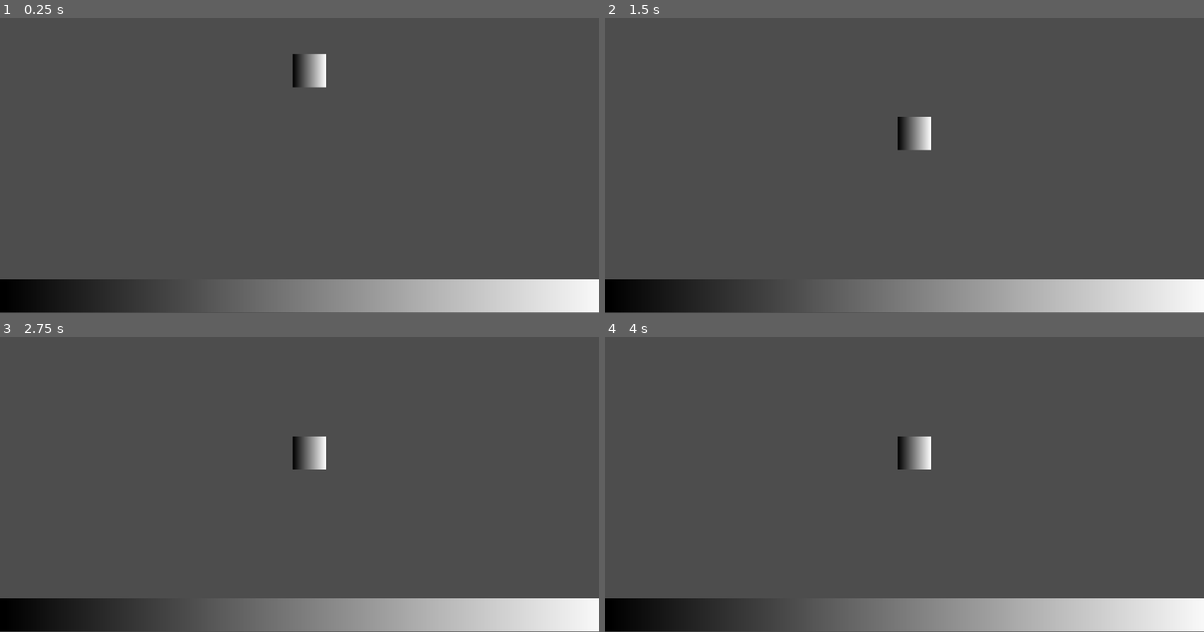
Above: before the commit, frames 1-4 (two rows, left to right).
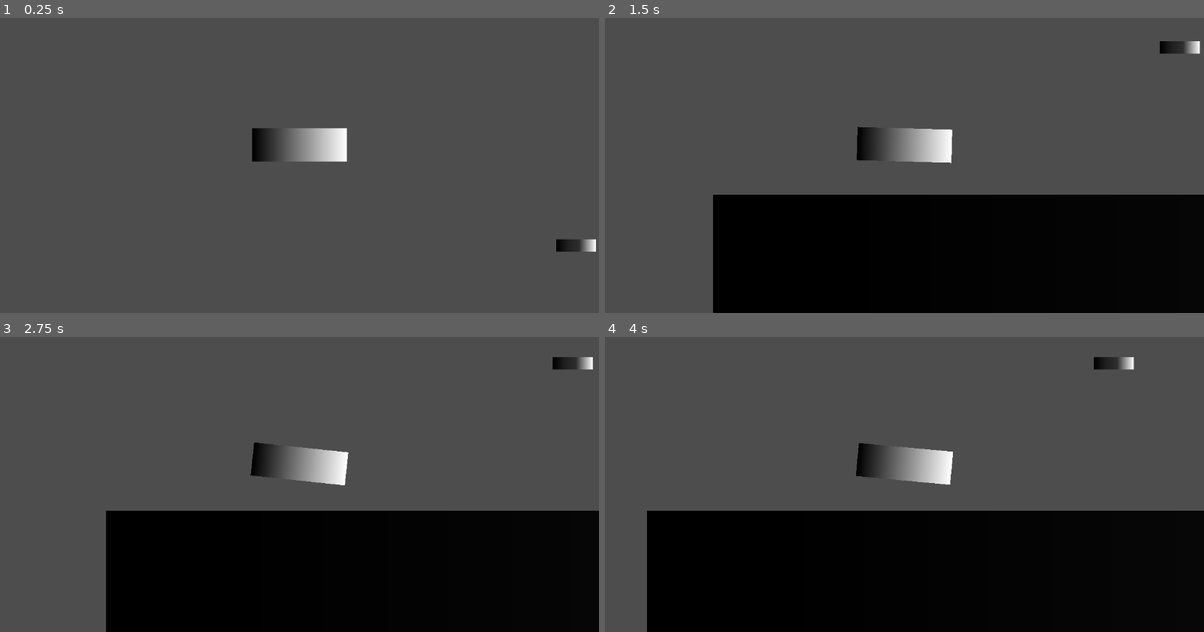
Above: after the commit, the same moments.

Repository: pmarkee/cargaem_demo
Game: Godot game, scene res://main.tscn
The game is run twice, just before and just after one commit, with the same random seed, the same clock (stepped at 60 frames per second) and the same inputs.
Inputs:
- Up to frame 1 (0.25 s): no input
- Up to frame 2 (1.5 s): hold Right (ui_right) 0.53-1.28 s; hold Space (ui_select) 0.53-1.28 s; tap Space (ui_select) at 1.35 s
- Up to frame 3 (2.75 s): tap Space (ui_select) at 1.52, 1.82 s; tap Enter at 2 s; hold Right (ui_right) from 2.03 s (still down); hold Space (ui_select) from 2.03 s (still down)
- Up to frame 4 (4 s): release Space (ui_select) at 2.78 s; tap Space (ui_select) at 2.85, 3.02, 3.32 s; release Right (ui_right) at 3.53 s; hold Space (ui_select) from 3.53 s (still down)

The runs differ from the first frame. In frame 1, 11% of the frame differs, in the area x 0-100%, y 12-100%; in frame 2, 37%; in frame 3, 38%; in frame 4, 40%, in the area x 0-100%, y 6-100%.

Commit message:
Simulate weight transfer

Diff:
--- a/Spring.gd
+++ b/Spring.gd
@@ -1,8 +1,8 @@
 extends Node2D
 
-const STIFFNESS = 5000
-const DAMPING = 500
-const GROUND_DISTANCE = 300
+@export var stiffness = 5000
+@export var damping = 500
+@export var rest_distance = 100
 
 var offset = 0
 var prev_offset = 0
@@ -10,7 +10,7 @@
 
 
 func _ready():
-	$RayCast2D.target_position.y = GROUND_DISTANCE
+	$RayCast2D.target_position.y = rest_distance
 
 
 func _physics_process(delta):
@@ -18,7 +18,7 @@
 		prev_offset = offset
 		offset = ($RayCast2D.target_position - $RayCast2D.get_collision_point() * global_transform).length()
 		velocity = (offset - prev_offset) / delta
-		var spring_force = STIFFNESS * offset
-		var damping_force = DAMPING * velocity
+		var spring_force = stiffness * offset
+		var damping_force = damping * velocity
 		var force_to_add = Vector2.UP * (spring_force + damping_force)
-		get_parent().apply_central_force(force_to_add * delta)
+		get_parent().apply_force(force_to_add * delta, position)
--- a/ground.tscn
+++ b/ground.tscn
@@ -1,23 +1,26 @@
 [gd_scene load_steps=4 format=3 uid="uid://cjjbplfkq48xu"]
 
 [sub_resource type="RectangleShape2D" id="RectangleShape2D_sb8ex"]
-size = Vector2(18.8709, 338.251)
+size = Vector2(18.9987, 338.251)
 
 [sub_resource type="Gradient" id="Gradient_tmsew"]
 
 [sub_resource type="GradientTexture2D" id="GradientTexture2D_gyd5v"]
 gradient = SubResource("Gradient_tmsew")
 
-[node name="Ground" type="StaticBody2D"]
-scale = Vector2(38.72, 1)
+[node name="Level" type="Node2D"]
 
-[node name="CollisionShape2D" type="CollisionShape2D" parent="."]
-position = Vector2(-0.0890231, 0)
+[node name="Ground" type="StaticBody2D" parent="."]
+position = Vector2(15306, 900)
+scale = Vector2(1000, 9.6)
+
+[node name="CollisionShape2D" type="CollisionShape2D" parent="Ground"]
+position = Vector2(0.00140953, -0.000244141)
 rotation = -3.14159
 scale = Vector2(1.61097, 0.189209)
 shape = SubResource("RectangleShape2D_sb8ex")
 
-[node name="Sprite2D" type="Sprite2D" parent="."]
+[node name="GroundSprite" type="Sprite2D" parent="Ground"]
 position = Vector2(1.86265e-09, 0)
 scale = Vector2(0.478306, 1)
 texture = SubResource("GradientTexture2D_gyd5v")
--- a/main.tscn
+++ b/main.tscn
@@ -1,12 +1,31 @@
-[gd_scene load_steps=3 format=3 uid="uid://clxil1s2fl2l0"]
+[gd_scene load_steps=6 format=3 uid="uid://clxil1s2fl2l0"]
 
 [ext_resource type="PackedScene" uid="uid://cfnpu5g53ks5x" path="res://vehicle.tscn" id="1_cpo2i"]
 [ext_resource type="PackedScene" uid="uid://cjjbplfkq48xu" path="res://ground.tscn" id="2_idnqu"]
 
+[sub_resource type="Gradient" id="Gradient_b1orj"]
+offsets = PackedFloat32Array(0, 0.283871, 0.580645, 0.812903, 1)
+colors = PackedColorArray(0, 0, 0, 1, 0.124444, 0.124444, 0.124444, 1, 0.180645, 0.180645, 0.180645, 1, 0.634442, 0.634442, 0.634442, 1, 1, 1, 1, 1)
+
+[sub_resource type="GradientTexture2D" id="GradientTexture2D_wmxre"]
+gradient = SubResource("Gradient_b1orj")
+
+[sub_resource type="RectangleShape2D" id="RectangleShape2D_n1wb6"]
+
 [node name="Main" type="Node2D"]
 
-[node name="Ground" parent="." instance=ExtResource("2_idnqu")]
-position = Vector2(593, 615)
+[node name="Level" parent="." instance=ExtResource("2_idnqu")]
 
 [node name="Vehicle" parent="." instance=ExtResource("1_cpo2i")]
-position = Vector2(595, 154)
+position = Vector2(366, 88)
+
+[node name="Obstacle" type="StaticBody2D" parent="."]
+position = Vector2(898, 309)
+
+[node name="Sprite2D" type="Sprite2D" parent="Obstacle"]
+scale = Vector2(1.19999, 0.366966)
+texture = SubResource("GradientTexture2D_wmxre")
+
+[node name="CollisionShape2D" type="CollisionShape2D" parent="Obstacle"]
+scale = Vector2(3.84, 1.16001)
+shape = SubResource("RectangleShape2D_n1wb6")
--- /dev/null
+++ b/vehicle.gd
@@ -0,0 +1,36 @@
+extends Node2D
+
+const ACCELERATION_FORCE = 500
+const BRAKING_FORCE = 700
+
+
+func _physics_process(delta):
+	if !$Body/GroundContactRayCast.is_colliding():
+		# This ray cast is a stupid way of detecting ground contact but it will do
+		# We should detect ground contact of each wheel: ground distance <= wheel radius + spring max len
+		return
+
+	var force = Vector2.ZERO
+	if Input.is_action_pressed("ui_right"):
+		force.x += ACCELERATION_FORCE
+	if Input.is_action_pressed("ui_select"):
+		force.x -= sgn($Body.linear_velocity.x) * BRAKING_FORCE
+
+	var torque = 0.0
+	if force.x > 0:
+		# Accelerating - apply counter clockwise torque, lifting the front
+		torque -= 50000
+	elif force.x < 0:
+		# Braking - apply clockwise torque, lifting the rear
+		torque += 70000
+
+	$Body.apply_force(force)
+	$Body.apply_torque(torque)
+
+
+func sgn(n: float) -> int:
+	if n < 0:
+		return -1
+	elif n == 0:
+		return 0
+	return 1
--- a/vehicle.tscn
+++ b/vehicle.tscn
@@ -1,12 +1,10 @@
 [gd_scene load_steps=6 format=3 uid="uid://cfnpu5g53ks5x"]
 
+[ext_resource type="Script" path="res://vehicle.gd" id="1_nb3ov"]
 [ext_resource type="PackedScene" uid="uid://lw368o7usfb3" path="res://spring.tscn" id="2_fqe1h"]
 
-[sub_resource type="GDScript" id="GDScript_lcx51"]
-script/source = "extends Node2D
-"
-
 [sub_resource type="RectangleShape2D" id="RectangleShape2D_jdlyj"]
+size = Vector2(20.1327, 20)
 
 [sub_resource type="Gradient" id="Gradient_2fcfj"]
 
@@ -14,15 +12,27 @@
 gradient = SubResource("Gradient_2fcfj")
 
 [node name="Vehicle" type="Node2D"]
-script = SubResource("GDScript_lcx51")
+script = ExtResource("1_nb3ov")
 
 [node name="Body" type="RigidBody2D" parent="."]
 
 [node name="CollisionShape2D" type="CollisionShape2D" parent="Body"]
-scale = Vector2(3.2, 3.2)
+position = Vector2(-4.32134e-06, 0)
+scale = Vector2(9.04001, 3.2)
 shape = SubResource("RectangleShape2D_jdlyj")
 
 [node name="Sprite2D" type="Sprite2D" parent="Body"]
+position = Vector2(1.19209e-07, 0)
+scale = Vector2(2.84375, 1)
 texture = SubResource("GradientTexture2D_4c2x2")
 
-[node name="Spring" parent="Body" instance=ExtResource("2_fqe1h")]
+[node name="RearSpring" parent="Body" instance=ExtResource("2_fqe1h")]
+position = Vector2(-70, 0)
+
+[node name="FrontSpring" parent="Body" instance=ExtResource("2_fqe1h")]
+position = Vector2(70, 0)
+
+[node name="GroundContactRayCast" type="RayCast2D" parent="Body"]
+target_position = Vector2(0, 100)
+
+[node name="Camera2D" type="Camera2D" parent="Body"]
